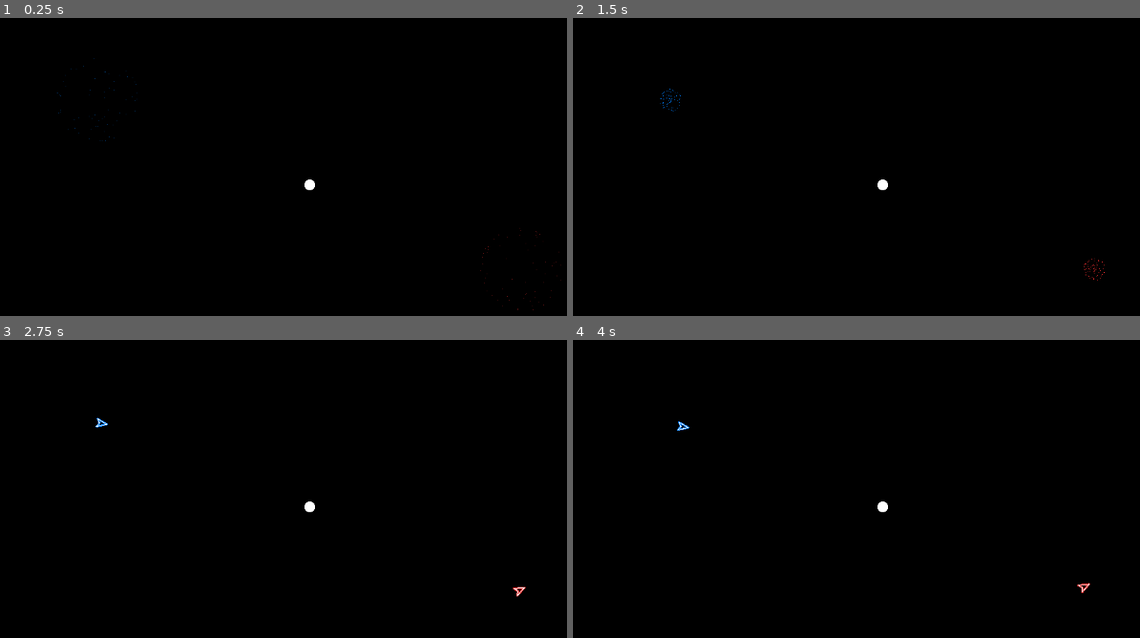
Above: before the commit, frames 1-4 (two rows, left to right).
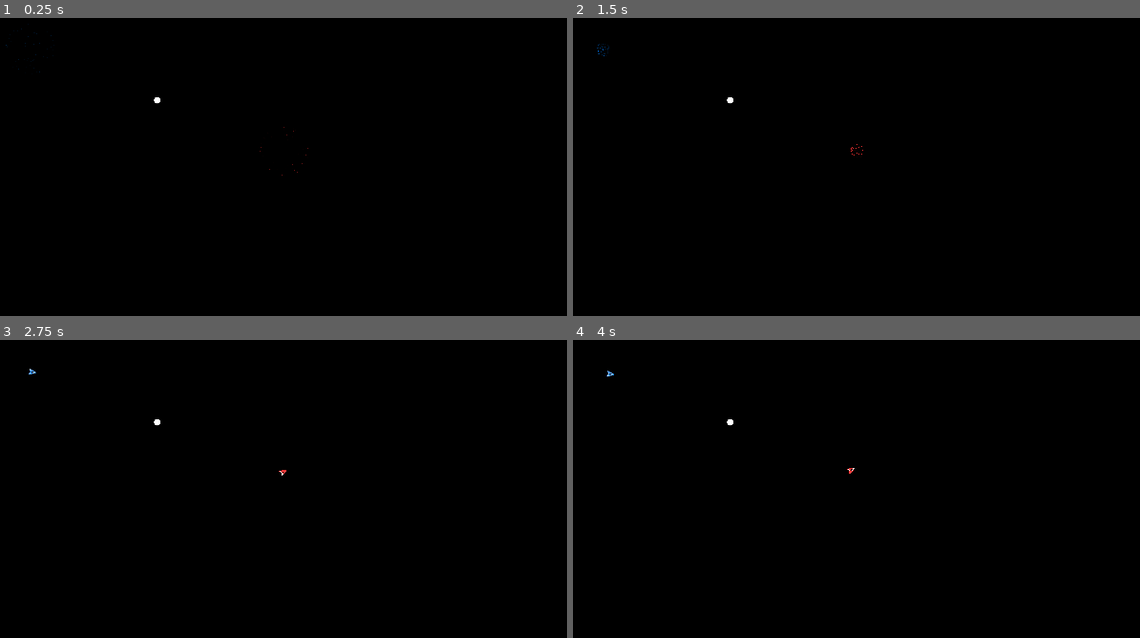
Above: after the commit, the same moments.

Repository: Eliasdbr/Spacewar
Game: Godot game, scene res://main.tscn
Same seed, same stepped clock (60 frames per second), same inputs: the game is played once before the commit and once after it.
Inputs:
- Up to frame 1 (0.25 s): no input
- Up to frame 2 (1.5 s): tap Enter at 0.5 s; tap Space at 1.25 s
- Up to frame 3 (2.75 s): no input
- Up to frame 4 (4 s): tap Enter at 3.5 s

The runs differ from the first frame. In frame 1, 0.2% of the frame differs, in the area x 1-99%, y 3-99%; in frame 2, 0.2%; in frame 3, 0.2%, in the area x 5-93%, y 9-87%; in frame 4, 0.2%.

Commit message:
Set new font as default

Diff:
--- a/project.godot
+++ b/project.godot
@@ -14,6 +14,15 @@
 run/main_scene="res://main.tscn"
 config/features=PackedStringArray("4.2", "GL Compatibility")
 config/icon="res://icon.svg"
+
+[display]
+
+window/size/viewport_width=1920
+window/size/viewport_height=1080
+
+[gui]
+
+theme/custom_font="res://assets/fonts/Hyperspace Bold.otf"
 
 [input]
 
Not shown, added: assets/fonts/Hyperspace Bold Italic.otf.import
Not shown, added: assets/fonts/Hyperspace Bold.otf.import
Not shown, added: assets/fonts/Hyperspace Italic.otf.import
Not shown, added: assets/fonts/Hyperspace.otf.import
